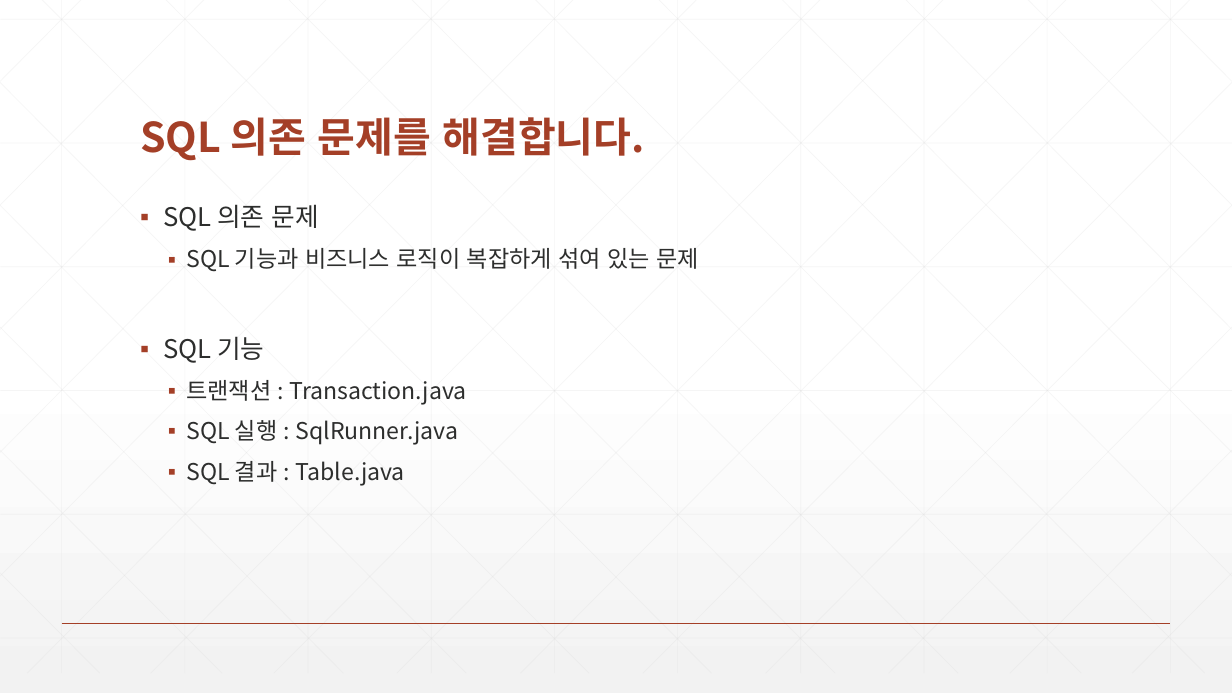
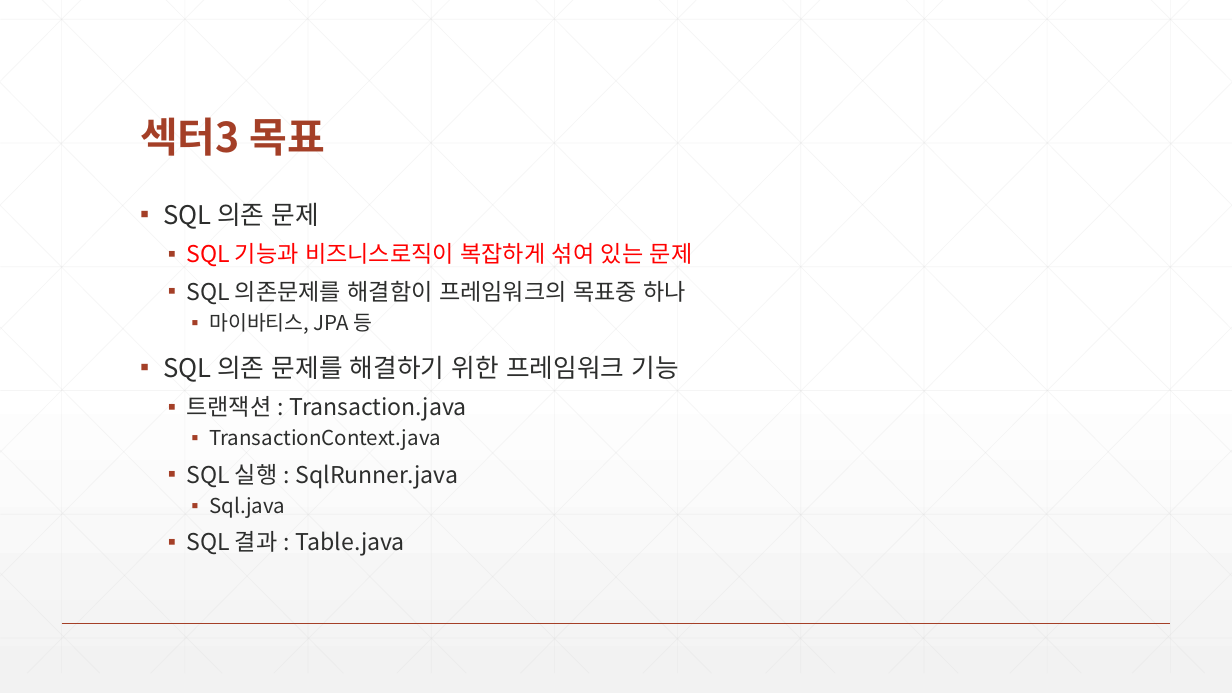
Before and after one commit to zeroshift01/code5, a slide deck: slide 2 of inflearn03/doc/3.1 DBMS는서비스의일관성과무결성그리고영속성을위해사용합니다.pptx (slide 11 before the commit). Drawn at 1232x693 pixels with LibreOffice and Linux fonts; fonts in the diff are those of the drawing. Boxes give left, top, right and bottom in pixels: in the first picture for what was removed or moved away, otherwise in the second. Text is boxed around its words. In the diff, an @@ line names an element or a change of style, - is before the commit and + after.

```diff
--- a/inflearn03/doc/3.1 DBMS는서비스의일관성과무결성그리고영속성을위해사용합니다.pptx
+++ b/inflearn03/doc/3.1 DBMS는서비스의일관성과무결성그리고영속성을위해사용합니다.pptx
@@ title at [140, 117, 325, 156]: text changed @@
-SQL 의존 문제를 해결합니다.
+섹터3 목표
@@ text at [163, 202, 466, 556]: line spacing 0.9 to 0.8 @@
@@ text at [163, 243, 693, 382]: text changed @@
-  ▪ SQL 기능과 비즈니스 로직이 복잡하게 섞여 있는 문제
-▪ SQL 기능
+  ▪ SQL 기능과 비즈니스로직이 복잡하게 섞여 있는 문제
+  ▪ SQL 의존문제를 해결함이 프레임워크의 목표중 하나
+    ▪ 마이바티스, JPA 등
+▪ SQL 의존 문제를 해결하기 위한 프레임워크 기능
@@ text at [209, 429, 440, 450]: paragraph added @@
+    ▪ TransactionContext.java
@@ text at [209, 496, 285, 518]: paragraph added @@
+    ▪ Sql.java
```
Also in this commit, not shown: 7 other slides changed, 4 slides added, 2 slides removed, 1 other file.
